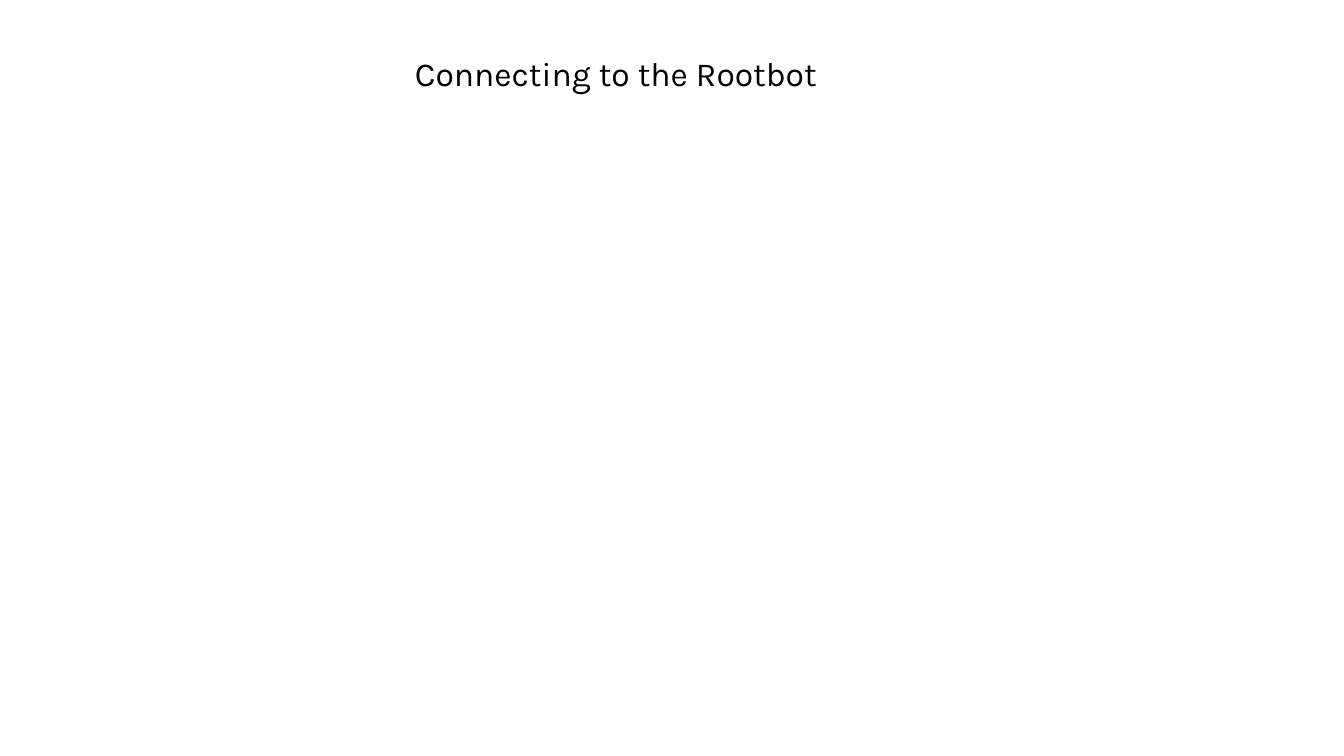
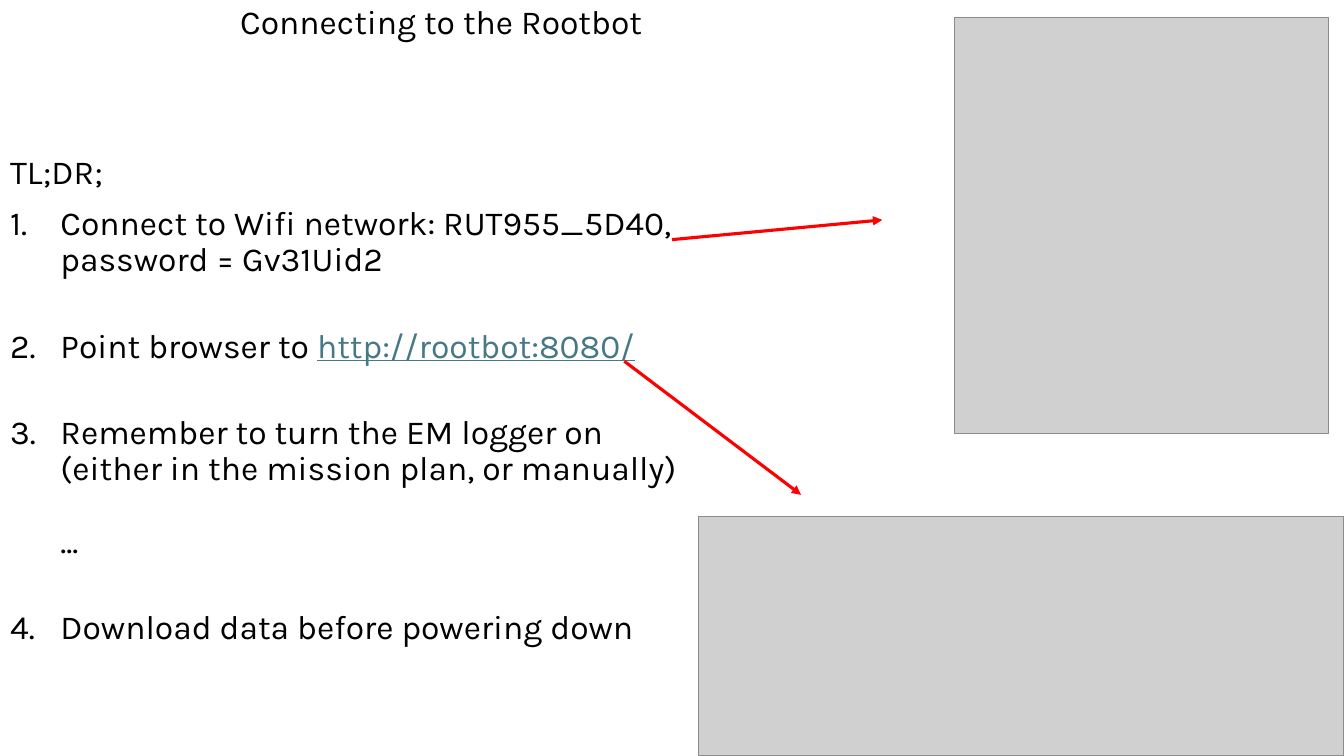
Before and after one commit to peter-devoil/EM-GPS-logger, a slide deck: slide 1 of Rootbot.pptx. Drawn at 1344x756 pixels with LibreOffice and Linux fonts; fonts in the diff are those of the drawing; grey boxes stand for pictures. Boxes give left, top, right and bottom in pixels: in the first picture for what was removed or moved away, otherwise in the second. Text is boxed around its words. In the diff, an @@ line names an element or a change of style, - is before the commit and + after.

```diff
--- a/Rootbot.pptx
+++ b/Rootbot.pptx
@@ subtitle "Connecting to the Rootbot": place and size @@
-subtitle "Connecting to the Rootbot" at [415,63,817,95]
+subtitle "Connecting to the Rootbot" at [10,11,676,648]
@@ picture added at [955,18,1329,435] @@
@@ subtitle at [10,163,676,648]: paragraphs added @@
+TL;DR;
+1. Connect to Wifi network: RUT955_5D40,
+   password = Gv31Uid2
+2. Point browser to http://rootbot:8080/
+3. Remember to turn the EM logger on
+   (either in the mission plan, or manually)
+   ...
+4. Download data before powering down
@@ arrow added from (673, 240) to (882, 220), #FF0000 2.25 pt @@
@@ arrow added from (624, 361) to (802, 495), #FF0000 2.25 pt @@
@@ picture added at [699,516,1344,756] @@
```
Also in this commit, not shown: 3 other slides changed, 1 slide added, 9 other files.
